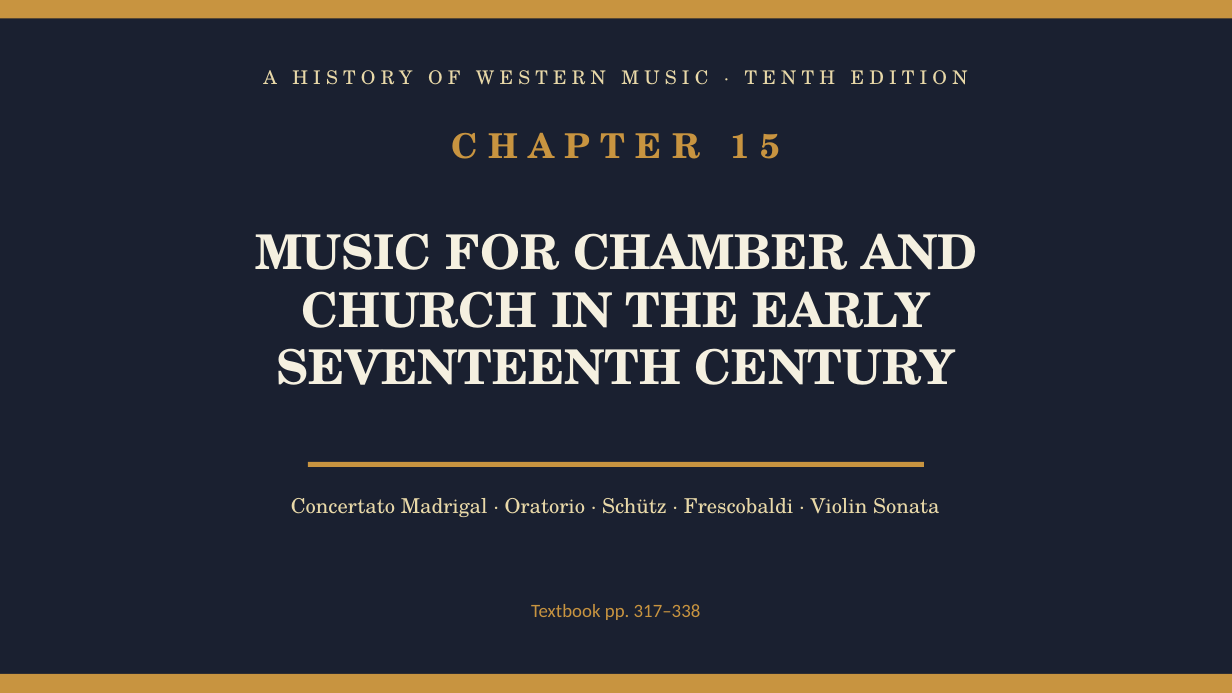
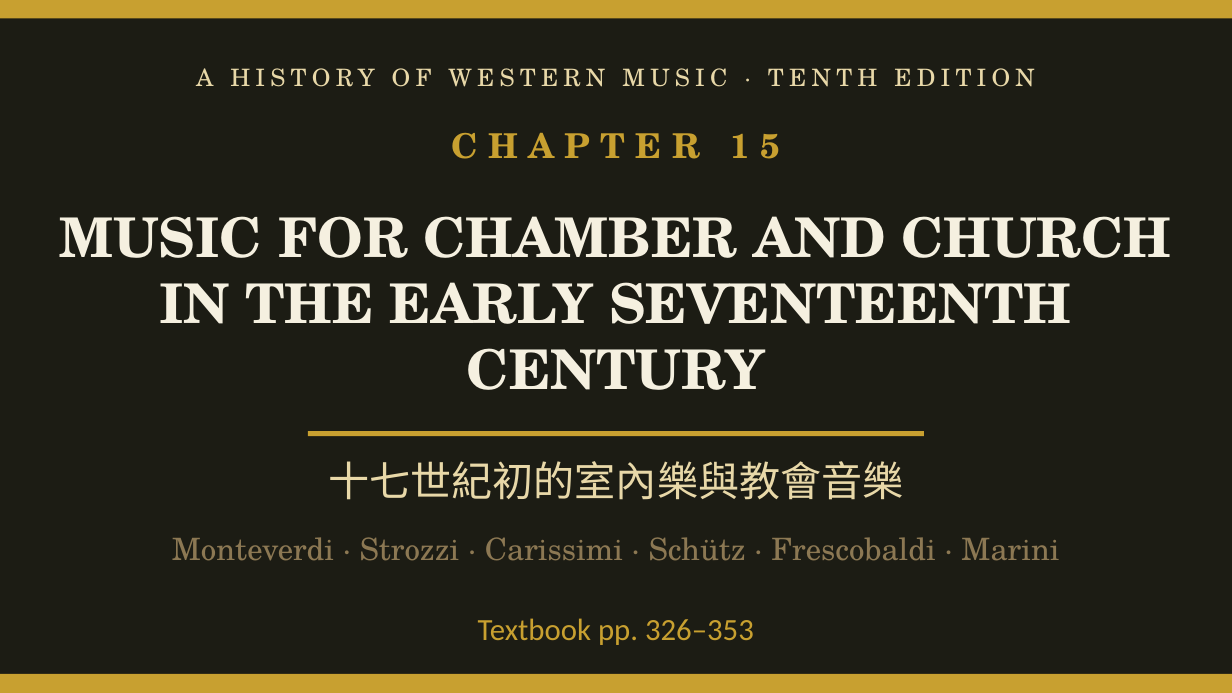
Before and after one commit to ccli-taipower/A_History_of_Western_Music, a slide deck: slide 1 of Ch15_Chamber_Church.pptx. Drawn at 1232x693 pixels with LibreOffice and Linux fonts; fonts in the diff are those of the drawing. Boxes give left, top, right and bottom in pixels: in the first picture for what was removed or moved away, otherwise in the second. Text is boxed around its words. In the diff, an @@ line names an element or a change of style, - is before the commit and + after.

```diff
--- a/Ch15_Chamber_Church.pptx
+++ b/Ch15_Chamber_Church.pptx
@@ background #1A2030 to #1C1C14 @@
@@ text "A HISTORY OF WESTERN MUSIC ..." at (196, 68, 1035, 87): size 11 to 14 pt @@
@@ text "CHAPTER 15" at (452, 133, 781, 159): text colour #C89440 to #C8A030 @@
@@ text at (60, 216, 1172, 390): text changed; size 28 to 32 pt @@
-MUSIC FOR CHAMBER AND
-CHURCH IN THE EARLY
-SEVENTEENTH CENTURY
+MUSIC FOR CHAMBER AND CHURCH
+IN THE EARLY SEVENTEENTH CENTURY
@@ fill #C89440 to #C8A030 in 3 elements at (0, 0, 1232, 18), (0, 674, 1232, 692), (308, 431, 924, 436) @@
@@ rectangle: place and size @@
-rectangle at (308, 462, 924, 467)
+rectangle at (308, 431, 924, 436)
@@ text at (329, 461, 904, 500): text changed; size 12 to 24 pt @@
-Concertato Madrigal · Oratorio · Schütz · Frescobaldi · Violin Sonata
+十七世紀初的室內樂與教會音樂
@@ text added at (172, 537, 1059, 561), 18 pt, text #8C7853 @@
+Monteverdi · Strozzi · Carissimi · Schütz · Frescobaldi · Marini
@@ text "Textbook pp. 326–353" at (478, 618, 754, 645): vertical alignment middle to top @@
@@ text at (478, 618, 754, 645): text changed; size 11 to 18 pt; text colour #C89440 to #C8A030 @@
-Textbook pp. 317–338
+Textbook pp. 326–353
```
Also in this commit, not shown: 27 slides added, 7 slides removed, 37 other files.
